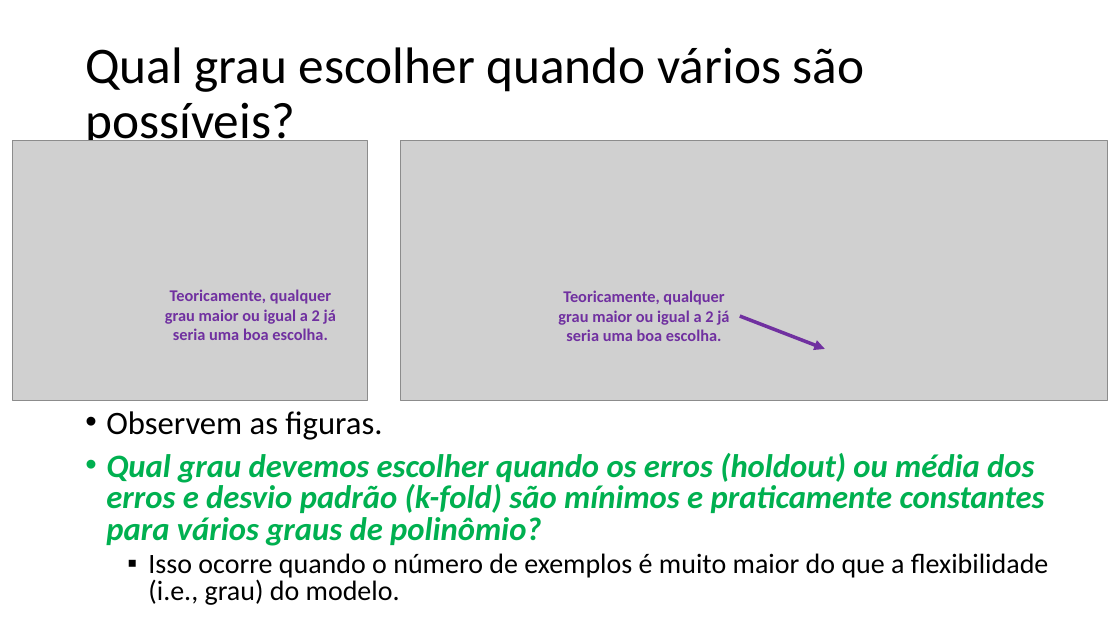
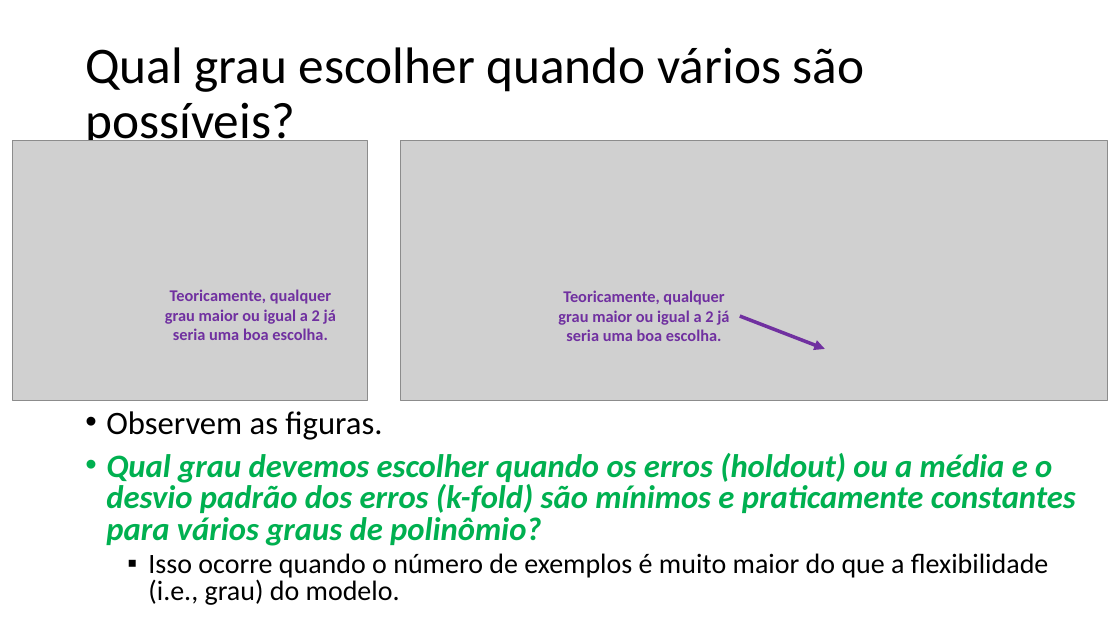
Before and after one commit to zz4fap/t319_aprendizado_de_maquina, a slide deck: slide 15 of slides/T319_Regressão_Linear (Parte V).pptx. Drawn at 1120x630 pixels with LibreOffice and Linux fonts; fonts in the diff are those of the drawing; grey boxes stand for pictures. Boxes give left, top, right and bottom in pixels: in the first picture for what was removed or moved away, otherwise in the second. Text is boxed around its words. In the diff, an @@ line names an element or a change of style, - is before the commit and + after.

```diff
--- a/slides/T319_Regressão_Linear (Parte V).pptx
+++ b/slides/T319_Regressão_Linear (Parte V).pptx
@@ text at [106,453,1076,546]: text changed @@
-• Qual grau devemos escolher quando os erros (holdout) ou média dos erros e desvio padrão (k-fold) são mínimos e praticamente constantes para vários graus de polinômio?
+• Qual grau devemos escolher quando os erros (holdout) ou a média e o desvio padrão dos erros (k-fold) são mínimos e praticamente constantes para vários graus de polinômio?
```
Also in this commit, not shown: 10 other slides changed, 1 other file.
